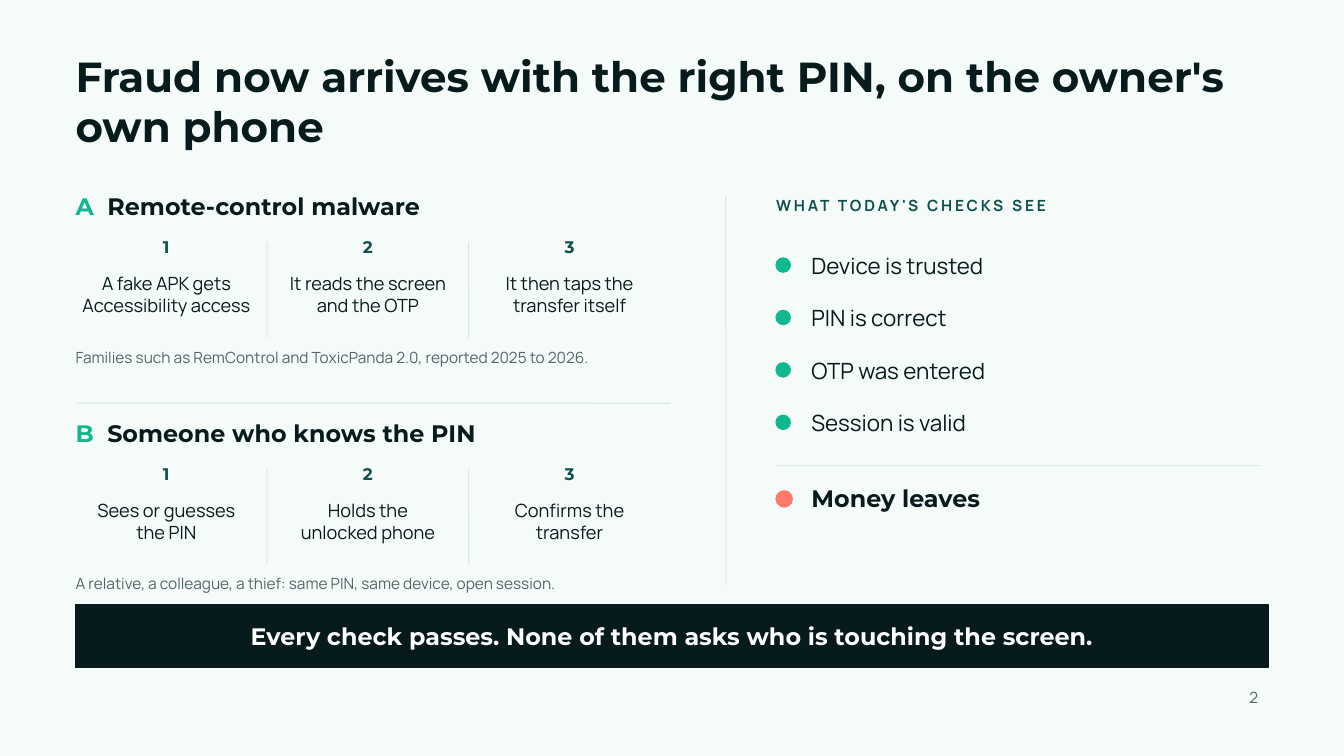
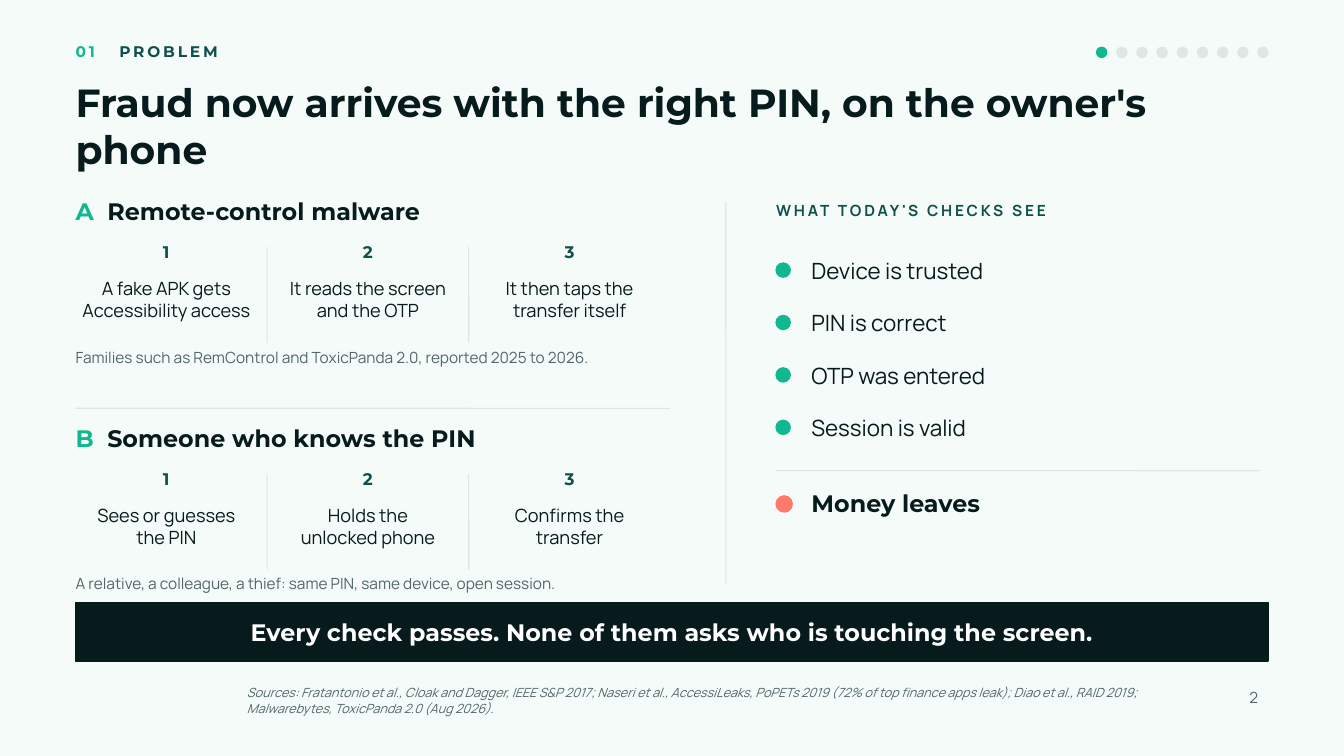
Before and after one commit to Odylytics/Innate_Odylytics, a slide deck: slide 2 of submission/Slide/Innate-slides.pptx. Drawn at 1344x756 pixels with LibreOffice and Linux fonts; fonts in the diff are those of the drawing; background and template pictures are left out. Boxes give left, top, right and bottom in pixels: in the first picture for what was removed or moved away, otherwise in the second. Text is boxed around its words. In the diff, an @@ line names an element or a change of style, - is before the commit and + after.

```diff
--- a/submission/Slide/Innate-slides.pptx
+++ b/submission/Slide/Innate-slides.pptx
@@ text added at (76, 46, 218, 57), 11 pt, text #0F4F4C, bold @@
+01 PROBLEM
@@ ellipse added at (1097, 47, 1107, 57), fill #11B88F, outline #11B88F 1 pt @@
@@ ellipse added at (1117, 47, 1127, 57), fill #DDE8E5, outline #DDE8E5 1 pt @@
@@ ellipse added at (1137, 47, 1147, 57), fill #DDE8E5, outline #DDE8E5 1 pt @@
@@ ellipse added at (1157, 47, 1168, 57), fill #DDE8E5, outline #DDE8E5 1 pt @@
@@ ellipse added at (1178, 47, 1188, 57), fill #DDE8E5, outline #DDE8E5 1 pt @@
@@ ellipse added at (1198, 47, 1208, 57), fill #DDE8E5, outline #DDE8E5 1 pt @@
@@ ellipse added at (1218, 47, 1228, 57), fill #DDE8E5, outline #DDE8E5 1 pt @@
@@ ellipse added at (1238, 47, 1248, 57), fill #DDE8E5, outline #DDE8E5 1 pt @@
@@ ellipse added at (1258, 47, 1268, 57), fill #DDE8E5, outline #DDE8E5 1 pt @@
@@ title at (76, 86, 1146, 172): text changed; size 30 to 28 pt @@
-Fraud now arrives with the right PIN, on the owner's own phone
+Fraud now arrives with the right PIN, on the owner's phone
@@ 20 texts, 6 lines, 5 ellipses: place and size @@
-20 texts, 6 lines, 5 ellipses at (76, 197, 1260, 565)
+20 texts, 6 lines, 5 ellipses at (76, 202, 1260, 570)
@@ text "Every check passes. None of ...": place and size @@
-text "Every check passes. None of ..." at (251, 626, 1093, 650)
+text "Every check passes. None of ..." at (251, 622, 1093, 646)
@@ rectangle: place and size @@
-rectangle at (76, 605, 1268, 667)
+rectangle at (76, 603, 1268, 661)
@@ text added at (247, 686, 1137, 716), 9 pt, text #52666A, italic @@
+Sources: Fratantonio et al., Cloak and Dagger, IEEE S&P 2017; Naseri et al., AccessiLeaks, PoPETs 2019 (72% of top finance apps leak); Diao et al., RAID 2019; Malwarebytes, ToxicPanda 2.0 (Aug 2026).
```
Also in this commit, not shown: 7 other slides changed, 1 slide added, 1 slide removed, 3 other files.
